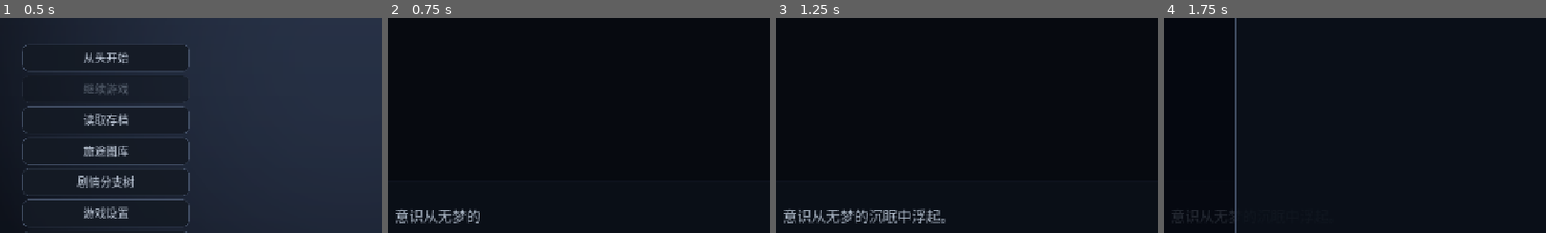
Above: before the commit, frames 1-4 (left to right).
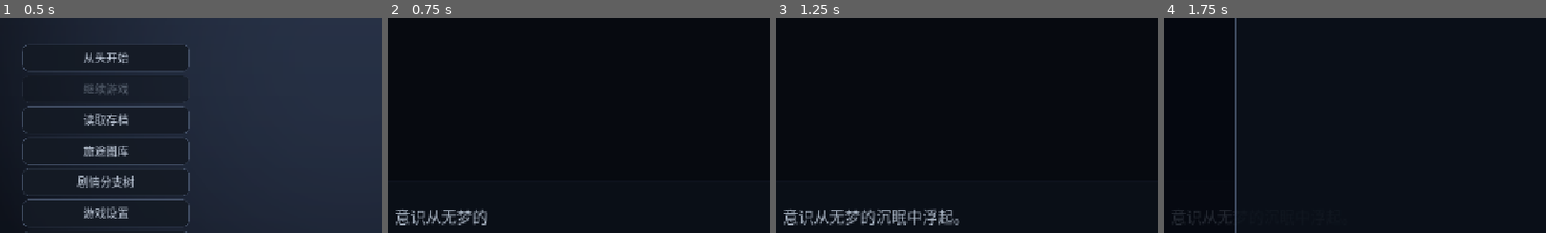
Above: after the commit, the same moments.

Repository: KTEC1200/galgame-enderlilies
Game: Godot game, scene res://main.tscn
Two runs of this game, one before a commit and one after it. Both use one fixed random seed, a clock stepped at 60 frames per second and the inputs below.
Inputs:
- Up to frame 1 (0.5 s): no input
- Up to frame 2 (0.75 s): click "从头开始" at 0.5 s
- Up to frame 3 (1.25 s): no input
- Up to frame 4 (1.75 s): click "回看" at 1.25 s
The pictures show only the part of the screen within x 4-54%, y 32-82%; the shares and areas given below are measured in that part.

Frame 1 is identical in both runs. In frame 2, 1.1% of the frame differs, in the area x 2-26%, y 88-97%; in frame 3, 2.0%, in the area x 2-48%, y 88-97%; in frame 4, 0.1%.

Commit message:
v0.3.1: QA 修复与体验补全
- Ctrl 快进时立即补完打字机文字（原来快进期间仍逐字显示）
- 首个场景块也生成检查点，分支树 5/5 可回溯；冒烟测试加入回溯验证
- 存档迁移：剧情重编译后节点 id 变化时，按 章节+场景标题 回退定位；
  profile 中的分支树检查点启动时同样自动迁移/清理
- 手动存档携带回看记录，读档后回看连续
- 设置新增：对话字号 22-32、快进跳过未读开关

Diff:
--- a/Extras.gd
+++ b/Extras.gd
@@ -360,7 +360,9 @@
 		var b := _button("%d×" % int(speed))
 		b.toggle_mode = true
 		b.button_pressed = game.playback_speed == speed
-		b.pressed.connect(func(): game._set_speed(speed))
+		b.pressed.connect(func():
+			game._set_speed(speed)
+			open("settings"))
 		speed_row.add_child(b)
 	# 打字机
 	var type_row := HBoxContainer.new()
@@ -372,6 +374,29 @@
 		game._set_typewriter(not game.typewriter_enabled)
 		open("settings"))
 	type_row.add_child(type_b)
+	# 对话字号
+	var size_row := HBoxContainer.new()
+	size_row.add_theme_constant_override("separation", 10)
+	box.add_child(size_row)
+	size_row.add_child(_label("对话字号"))
+	for size in [22, 24, 26, 28, 30, 32]:
+		var sb := _button(str(size))
+		sb.toggle_mode = true
+		sb.button_pressed = game.dialogue_size == size
+		sb.pressed.connect(func():
+			game._set_dialogue_size(size)
+			open("settings"))
+		size_row.add_child(sb)
+	# 快进未读
+	var skip_row := HBoxContainer.new()
+	skip_row.add_theme_constant_override("separation", 10)
+	box.add_child(skip_row)
+	skip_row.add_child(_label("快进跳过未读"))
+	var skip_b := _button("开" if game.skip_unread else "关")
+	skip_b.pressed.connect(func():
+		game._set_skip_unread(not game.skip_unread)
+		open("settings"))
+	skip_row.add_child(skip_b)
 	# 音量
 	var vol_row := HBoxContainer.new()
 	vol_row.add_theme_constant_override("separation", 10)
--- a/Main.gd
+++ b/Main.gd
@@ -53,8 +53,10 @@
 var auto_mode: bool = false
 var playback_speed: float = 1.0
 var skip_held: bool = false
+var skip_unread: bool = false
 var current_was_read: bool = false
 var auto_timer: Timer
+var dialogue_size: int = 26
 
 # ---- 进度数据（持久化到 user://el_profile.json）----
 var profile: Dictionary = {"version": 1, "unlocked": {}, "read": {}, "speed": 1.0, "typewriter": true, "volume": 0.8, "flow_seen": {}, "checkpoints": {}}
@@ -605,6 +607,7 @@
 	typewriter_index = 0
 	typewriter_active = typewriter_enabled and not text.is_empty()
 	body_label.text = text
+	body_label.add_theme_font_size_override("normal_font_size", dialogue_size)
 	body_label.visible_characters = 0 if typewriter_active else -1
 	if typewriter_active:
 		typewriter_timer.start()
@@ -635,10 +638,10 @@
 	if block_id == "":
 		return
 	profile["flow_seen"][block_id] = true
-	if active_flow != "" and active_flow != block_id:
-		# 进入新场景块时保存检查点，供分支树回溯
+	if checkpoint_flow != block_id:
+		# 每个场景块首次进入时保存检查点（含首块），供分支树回溯
 		checkpoint_flow = block_id
-		profile["checkpoints"][block_id] = _save_data()
+		profile["checkpoints"][block_id] = _save_data(true)
 		_progress_changed()
 	active_flow = block_id
 
@@ -742,14 +745,20 @@
 	auto_timer.stop()
 	if in_title or _is_modal() or finished or ui_hidden:
 		return
-	if typewriter_active or not current.get("choices", []).is_empty():
-		return
 	if skip_held:
-		if current_was_read:
+		# 快进：已读（或开了跳过未读）立即补完文字并高速推进
+		if current_was_read or skip_unread:
+			if typewriter_active:
+				_complete_typing()
+			if not current.get("choices", []).is_empty():
+				return
 			auto_timer.start(0.09)
 		else:
 			hint.text = "未读文本 · 已暂停快进（松开 Ctrl 恢复）"
-	elif auto_mode:
+		return
+	if typewriter_active or not current.get("choices", []).is_empty():
+		return
+	if auto_mode:
 		auto_timer.start(_page_delay())
 
 func _page_delay() -> float:
@@ -774,6 +783,16 @@
 	bgm.set_level(float(profile["volume"]))
 	_progress_changed()
 
+func _set_dialogue_size(value: int) -> void:
+	dialogue_size = clampi(value, 22, 32)
+	profile["dialogue_size"] = dialogue_size
+	_progress_changed()
+
+func _set_skip_unread(enabled: bool) -> void:
+	skip_unread = enabled
+	profile["skip_unread"] = enabled
+	_progress_changed()
+
 # ---------------------------------------------------------------- 打字机
 
 func _typewriter_tick() -> void:
@@ -804,8 +823,8 @@
 
 # ---------------------------------------------------------------- 存读档与进度
 
-func _save_data() -> Dictionary:
-	return {
+func _save_data(include_backlog: bool = false) -> Dictionary:
+	var payload := {
 		"version": SAVE_VERSION,
 		"node": current.get("id", ""),
 		"flags": flags.duplicate(true),
@@ -818,6 +837,9 @@
 		"finished": finished,
 		"time": Time.get_datetime_string_from_system(),
 	}
+	if include_backlog:
+		payload["backlog"] = backlog.duplicate(true)
+	return payload
 
 func _slot_path(slot: int) -> String:
 	return "user://" + SLOT_PREFIX + str(slot) + ".json"
@@ -833,7 +855,7 @@
 	if not FileAccess.file_exists(RESUME_PATH):
 		return false
 	var saved: Variant = JSON.parse_string(FileAccess.get_file_as_string(RESUME_PATH))
-	return saved is Dictionary and saved.get("version") == SAVE_VERSION and lookup.has(str(saved.get("node", "")))
+	return saved is Dictionary and saved.get("version") == SAVE_VERSION and _resolve_saved_node(saved) != ""
 
 func _existing_slots() -> Array[int]:
 	var slots: Array[int] = []
@@ -867,11 +889,26 @@
 	_open_overlay("保存旅程" if save_mode else "读取旅程", buttons)
 
 func _save_slot(slot: int) -> void:
-	_write_json(_slot_path(slot), _save_data())
+	_write_json(_slot_path(slot), _save_data(true))
 	_close_overlay()
 
 func _load_slot(slot: int) -> void:
 	_load_state(_slot_path(slot))
+
+func _resolve_saved_node(saved: Dictionary) -> String:
+	# 剧情重编译后节点 id 可能整体变化：优先按 id，失败则按「章节 + 场景标题」
+	# 回退到该场景的第一个节点，让旧存档在修订后的剧情里继续可用。
+	var node := str(saved.get("node", ""))
+	if lookup.has(node):
+		return node
+	var target_chapter := str(saved.get("chapter", ""))
+	var target_title := str(saved.get("title", ""))
+	if target_title != "":
+		for n in nodes:
+			if n.get("type") == "stage" and str(n.get("title", "")) == target_title \
+					and (target_chapter == "" or str(n.get("date", "")) == target_chapter):
+				return str(n["id"])
+	return ""
 
 func _load_state(path: String) -> void:
 	var file := FileAccess.open(path, FileAccess.READ)
@@ -884,9 +921,11 @@
 	if saved.get("version") != SAVE_VERSION:
 		push_error("存档版本不匹配: " + path)
 		return
-	if not lookup.has(str(saved.get("node", ""))):
+	var node := _resolve_saved_node(saved)
+	if node == "":
 		push_error("存档指向的剧情节点已不存在: " + str(saved.get("node", "")))
 		return
+	saved["node"] = node
 	_close_overlay()
 	_apply_snapshot(saved)
 
@@ -898,6 +937,8 @@
 	chapter = str(saved.get("chapter", ""))
 	scene_title = str(saved.get("title", ""))
 	music_name = str(saved.get("music", ""))
+	if saved.has("backlog"):
+		backlog = saved["backlog"].duplicate(true)
 	if music_name != "":
 		_music(music_name)
 	hud.get_node("Header").text = _header_caption()
@@ -917,13 +958,23 @@
 			for key in ["unlocked", "read", "flow_seen", "checkpoints"]:
 				if stored.get(key) is Dictionary:
 					profile[key] = stored[key]
-			for key in ["speed", "volume", "typewriter"]:
+			for key in ["speed", "volume", "typewriter", "dialogue_size", "skip_unread"]:
 				if stored.has(key):
 					profile[key] = stored[key]
 	playback_speed = float(profile.get("speed", 1.0))
 	if playback_speed not in [1.0, 2.0, 4.0, 8.0]:
 		playback_speed = 1.0
 	typewriter_enabled = bool(profile.get("typewriter", true))
+	dialogue_size = clampi(int(profile.get("dialogue_size", 26)), 22, 32)
+	skip_unread = bool(profile.get("skip_unread", false))
+	# 剧情重编译后，失效的检查点按章节/场景标题迁移，救不回来的丢弃
+	for block_id in profile["checkpoints"].keys():
+		var snapshot: Dictionary = profile["checkpoints"][block_id]
+		var rescued := _resolve_saved_node(snapshot)
+		if rescued == "":
+			profile["checkpoints"].erase(block_id)
+		elif rescued != str(snapshot.get("node", "")):
+			snapshot["node"] = rescued
 
 func _progress_changed() -> void:
 	progress_dirty = true
@@ -1072,10 +1123,31 @@
 		print("SMOKE pass branch=%d pages=%d visited=%d finished=%s" % [branch, pages, visited.size(), str(finished)])
 		if not finished:
 			all_ok = false
-	# 分支树 checkpoint：必须生成过检查点
-	if profile["checkpoints"].is_empty():
+	# 分支树 checkpoint：5 个场景块都应有检查点
+	if profile["checkpoints"].size() < 5:
 		all_ok = false
-		print("SMOKE 未生成任何分支树检查点")
+		print("SMOKE 分支树检查点不足: %d" % profile["checkpoints"].size())
+	# 分支树回溯：从检查点恢复到场景开头并继续推进
+	if not profile["checkpoints"].is_empty():
+		var block_id: String = profile["checkpoints"].keys()[0]
+		var rewind_node := str(profile["checkpoints"][block_id].get("node", ""))
+		_flow_rewind(block_id)
+		await get_tree().process_frame
+		if in_title or current.is_empty() or str(current.get("id", "")) != rewind_node:
+			all_ok = false
+			print("SMOKE 分支树回溯失败: %s -> %s (current=%s)" % [block_id, rewind_node, str(current.get("id", ""))])
+		else:
+			print("SMOKE 分支树回溯成功: %s -> %s" % [block_id, rewind_node])
+	# 设置项
+	_set_speed(4.0)
+	_set_dialogue_size(30)
+	_set_skip_unread(true)
+	if playback_speed != 4.0 or dialogue_size != 30 or not skip_unread:
+		all_ok = false
+		print("SMOKE 设置项未生效")
+	_set_speed(1.0)
+	_set_dialogue_size(26)
+	_set_skip_unread(false)
 	# 附加面板：逐个打开再关闭，确保不崩溃
 	for view in ["gallery", "flowchart", "backlog", "settings"]:
 		extras.open(view)
